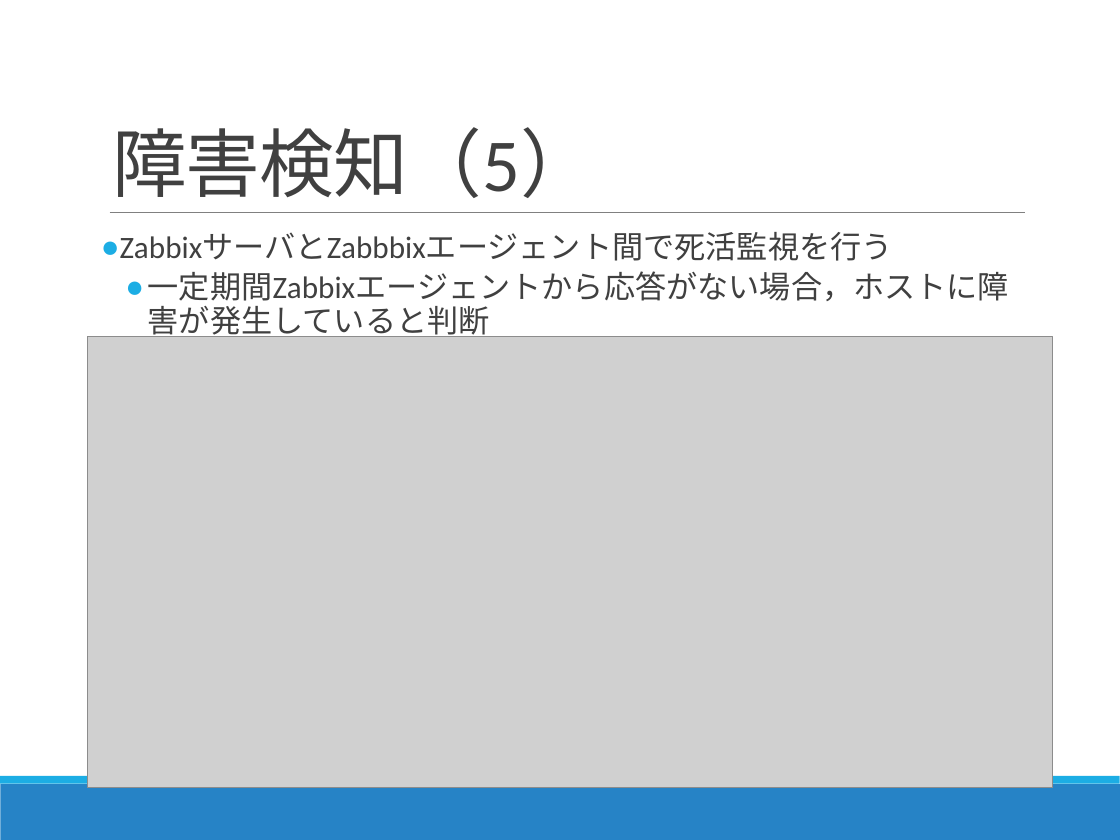
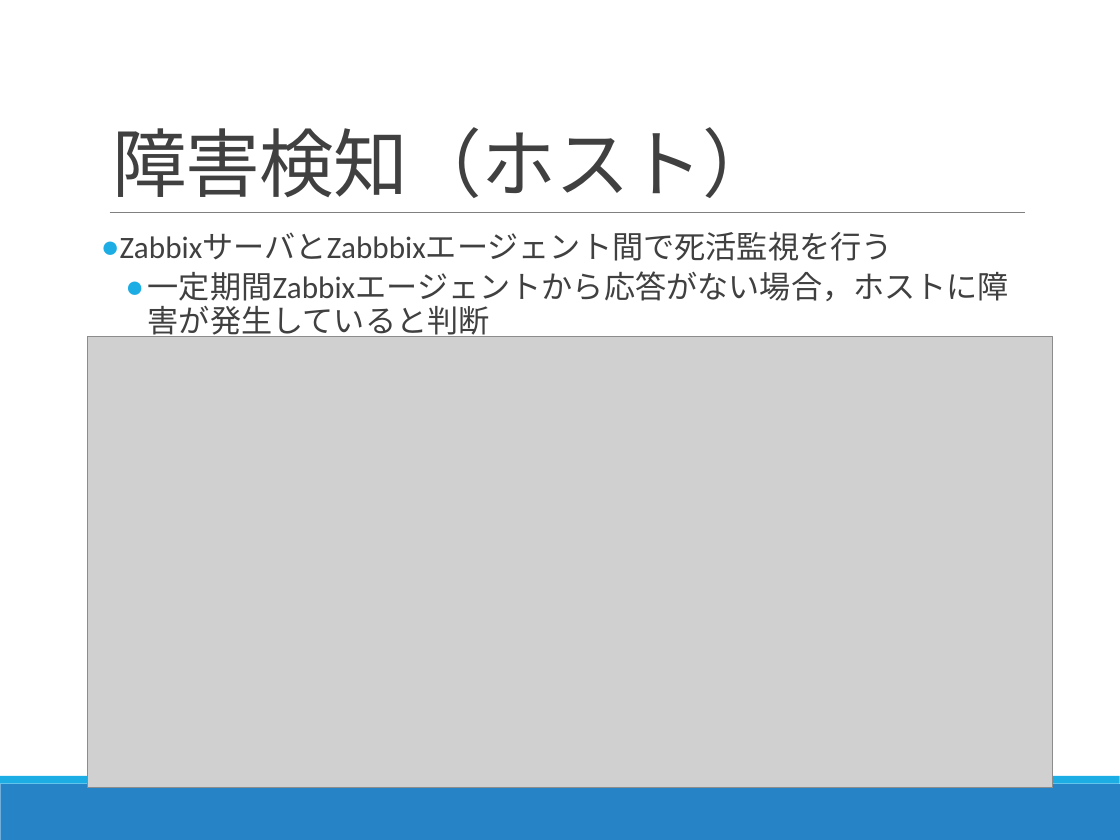
Before and after one commit to Kota0823/Document, a slide deck: slide 36 of 輪講2019-1_鈴木洸太.pptx (slide 18 before the commit). Drawn at 1120x840 pixels with LibreOffice and Linux fonts; fonts in the diff are those of the drawing; grey boxes stand for pictures. Boxes give left, top, right and bottom in pixels: in the first picture for what was removed or moved away, otherwise in the second. Text is boxed around its words. In the diff, an @@ line names an element or a change of style, - is before the commit and + after.

```diff
--- a/輪講2019-1_鈴木洸太.pptx
+++ b/輪講2019-1_鈴木洸太.pptx
@@ title at [112,127,777,198]: text changed @@
-障害検知（5）
+障害検知（ホスト）
```
Also in this commit, not shown: 5 other slides changed, 1 slide removed.
